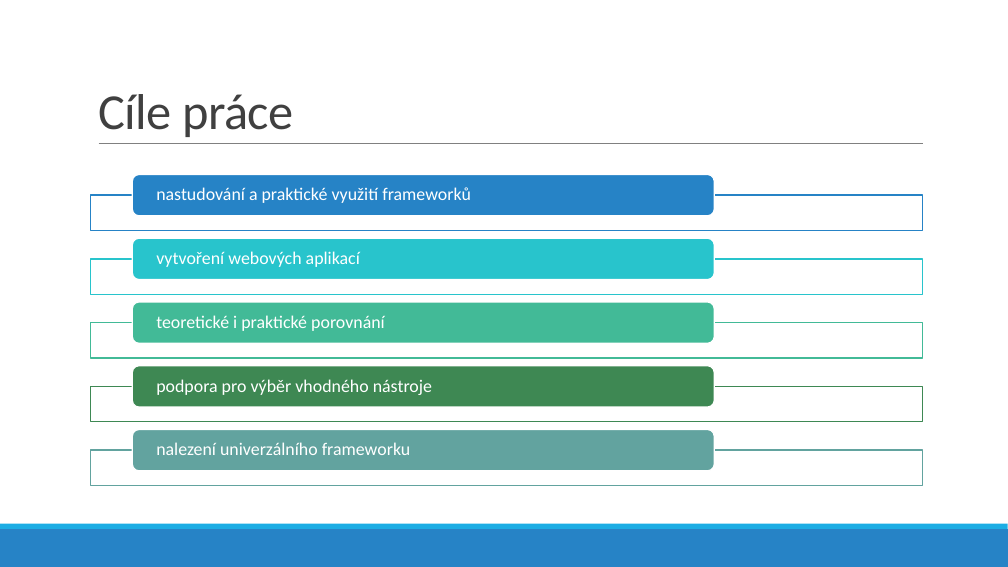
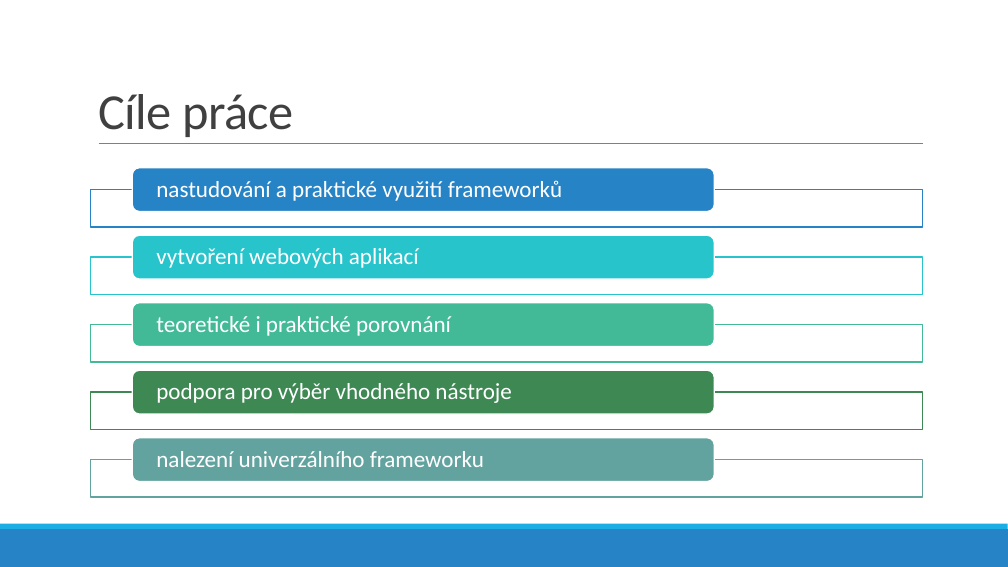
Before and after one commit to lukyncze/bachelor-thesis, a slide deck: slide 2 of presentation/prezentace-sukenik.pptx. Drawn at 1008x567 pixels with LibreOffice and Linux fonts; fonts in the diff are those of the drawing. Boxes give left, top, right and bottom in pixels: in the first picture for what was removed or moved away, otherwise in the second. Text is boxed around its words. In the diff, an @@ line names an element or a change of style, - is before the commit and + after.

```diff
--- a/presentation/prezentace-sukenik.pptx
+++ b/presentation/prezentace-sukenik.pptx
@@ rounded rectangle moved from (x1=132, y1=175, x2=715, y2=216) to (x1=132, y1=168, x2=715, y2=212) @@
@@ rectangle moved from (x1=91, y1=195, x2=923, y2=231) to (x1=91, y1=190, x2=923, y2=228) @@
@@ rectangle moved from (x1=91, y1=323, x2=923, y2=358) to (x1=91, y1=324, x2=923, y2=362) @@
@@ rounded rectangle moved from (x1=132, y1=366, x2=715, y2=408) to (x1=132, y1=371, x2=715, y2=414) @@
@@ rectangle moved from (x1=91, y1=386, x2=923, y2=422) to (x1=91, y1=392, x2=923, y2=430) @@
@@ size 17 to 22 pt; more space between paragraphs in 5 elements at (x1=156, y1=316, x2=451, y2=336), (x1=156, y1=248, x2=419, y2=268), (x1=156, y1=180, x2=562, y2=201), (x1=156, y1=383, x2=511, y2=403), (x1=156, y1=451, x2=484, y2=467) @@
@@ 1 text, 1 rounded rectangle, 1 rectangle moved together from (x1=91, y1=430, x2=923, y2=485) to (x1=91, y1=438, x2=923, y2=498) @@
```
Also in this commit, not shown: 11 other slides changed, 1 slide added, 8 other files.
